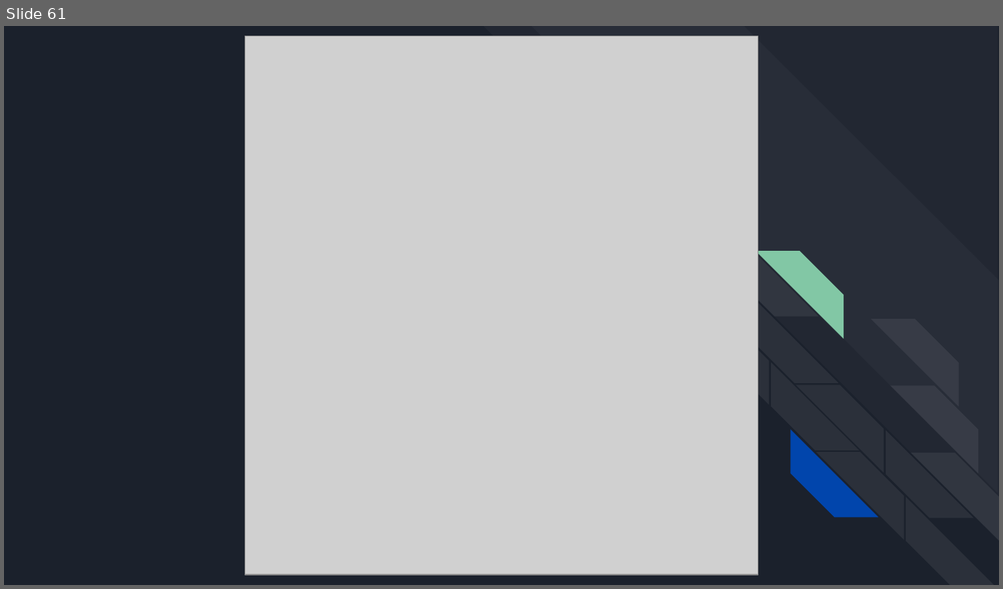
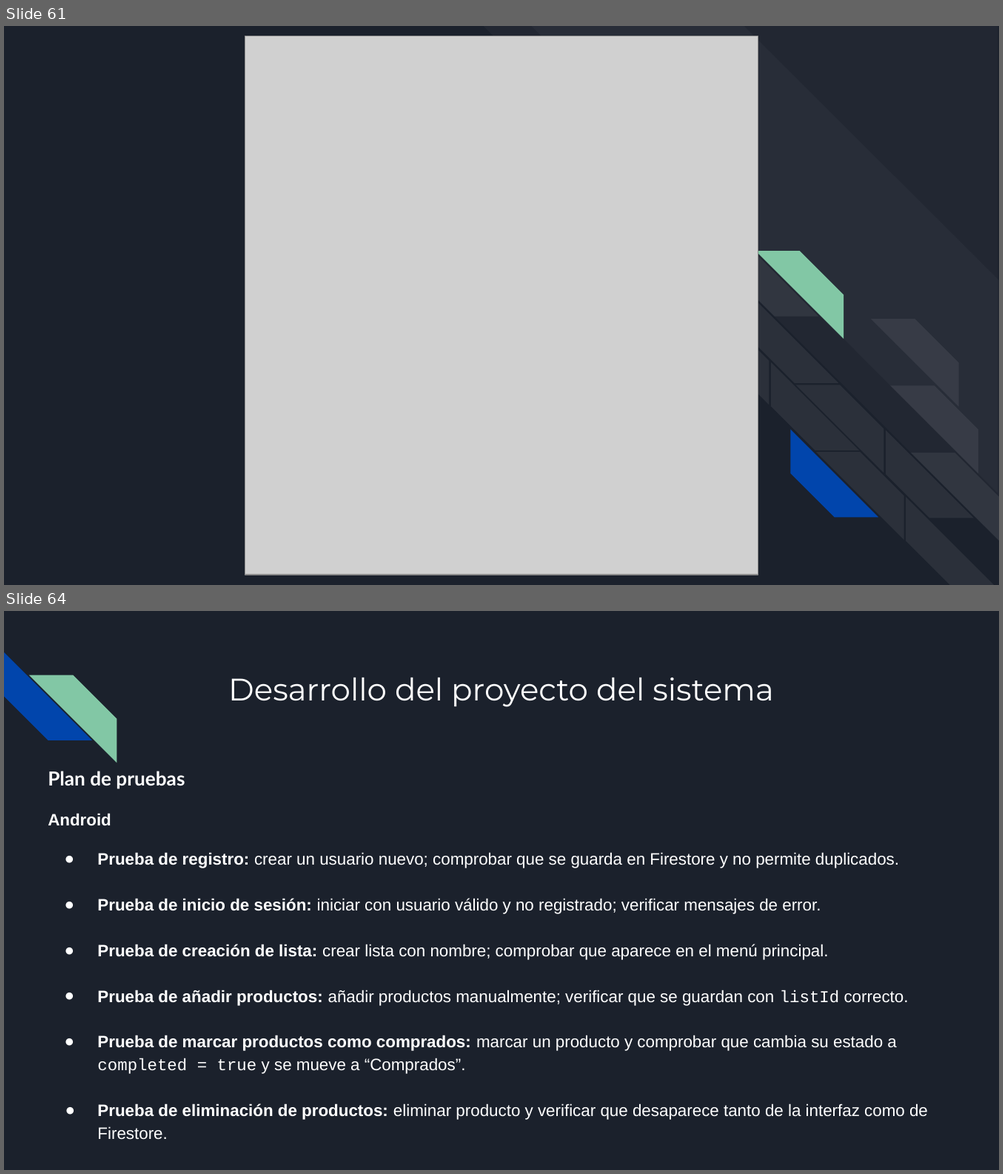
Before and after one commit to Antoniocorser/TFG-Antonio-Cordero, a slide deck: BuyNote.pptx. Shown one above the other, each under a label of ours: slide 61 before the commit, slides 61 and 64 after it; the slides between them are not shown. The pictures are 1003x589 and 1003x1174 pixels, drawn with LibreOffice and Linux fonts; fonts in the diff are those of the drawing; grey boxes stand for pictures. Boxes give left, top, right and bottom in pixels: in the first picture for what was removed or moved away, otherwise in the second. Text is boxed around its words. In the diff, an @@ line names an element or a change of style, - is before the commit and + after.

```diff
--- a/BuyNote.pptx
+++ b/BuyNote.pptx
@@ slide 64 added at (4, 611, 999, 1170), background #1B212C @@
@@ diag stripe added at (4, 652, 91, 741), fill #0145AC @@
@@ diag stripe added at (29, 675, 116, 762), fill #82C7A5 @@
@@ title added at (228, 678, 774, 707), 22.5 pt, text #FFFFFF @@
+Desarrollo del proyecto del sistema
@@ text added at (48, 771, 928, 1140), 12 pt, text #FFFFFF @@
+Plan de pruebas
+Android
+● Prueba de registro: crear un usuario nuevo; comprobar que se guarda en Firestore y no permite duplicados.
+● Prueba de inicio de sesión: iniciar con usuario válido y no registrado; verificar mensajes de error.
+● Prueba de creación de lista: crear lista con nombre; comprobar que aparece en el menú principal.
+● Prueba de añadir productos: añadir productos manualmente; verificar que se guardan con listId correcto.
+● Prueba de marcar productos como comprados: marcar un producto y comprobar que cambia su estado a completed = true y se mueve a “Comprados”.
+● Prueba de eliminación de productos: eliminar producto y verificar que desaparece tanto de la interfaz como de Firestore.
```
Also in this commit, not shown: 3 slides changed, 15 other slides added, 1 other file.
